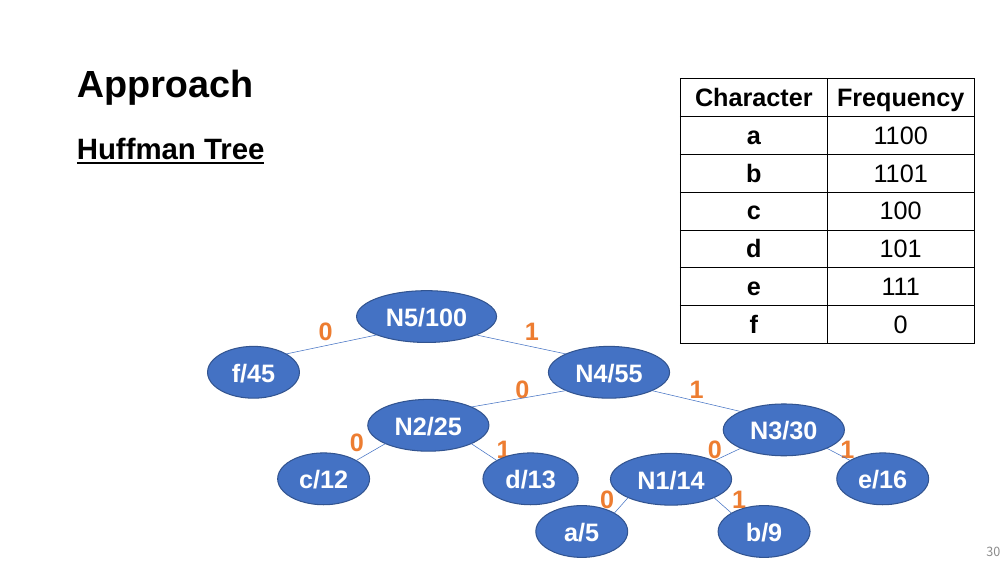
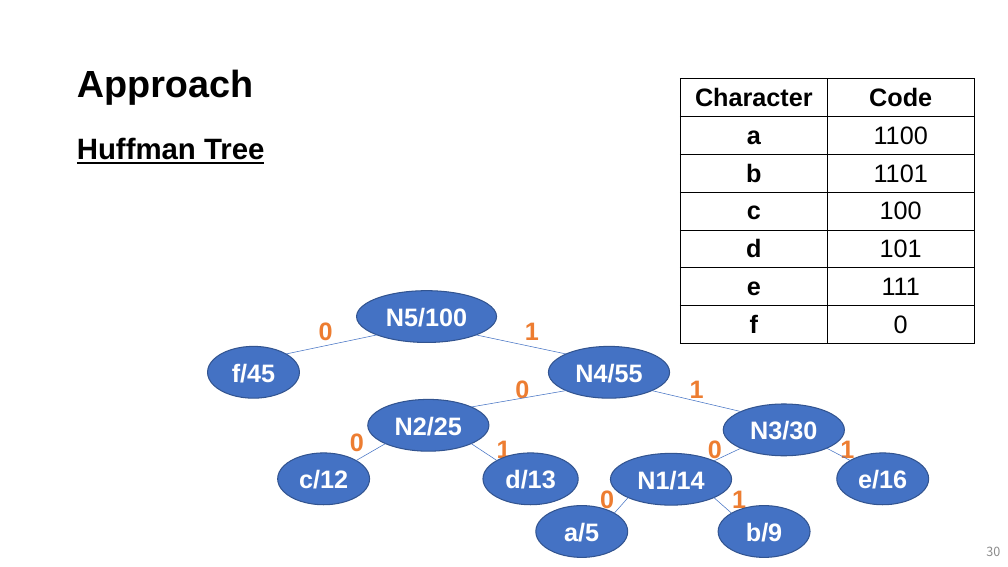
Before and after one commit to mlailab-skku/mlailab-skku.github.io, a slide deck: slide 30 of files/greedy_algorithm.pptm. Drawn at 1008x567 pixels with LibreOffice and Linux fonts; fonts in the diff are those of the drawing. Boxes give left, top, right and bottom in pixels: in the first picture for what was removed or moved away, otherwise in the second. Text is boxed around its words. In the diff, an @@ line names an element or a change of style, - is before the commit and + after.

```diff
--- a/files/greedy_algorithm.pptm
+++ b/files/greedy_algorithm.pptm
@@ table at bbox=[681, 79, 974, 343] @@
-row 1, column 2: Frequency
+row 1, column 2: Code
```
Also in this commit, not shown: 1 other file.
